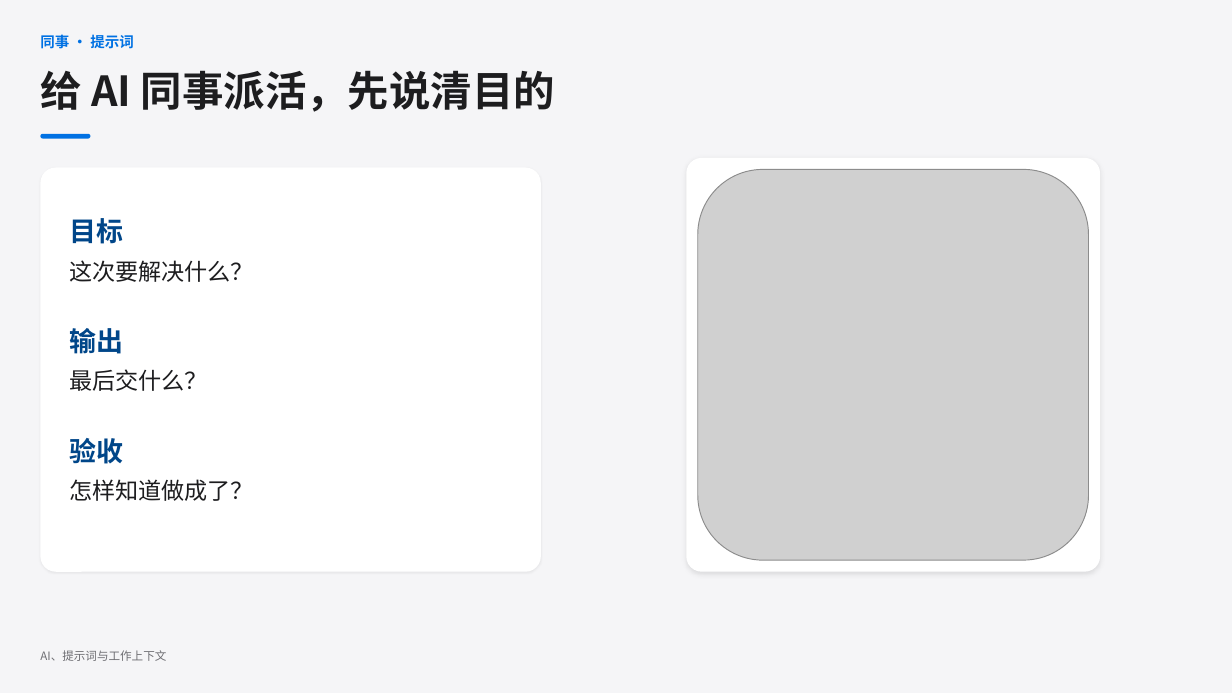
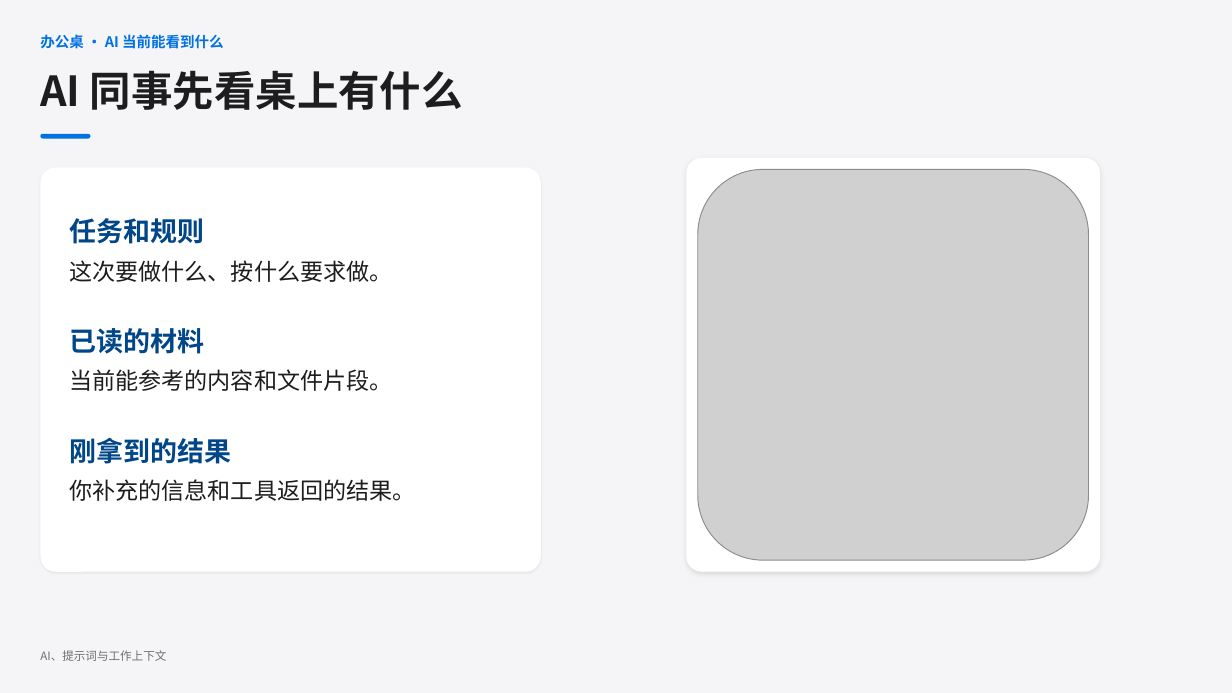
Before and after one commit to jihtsan/https-github.com-jihtsan-cz-night-learn-20261111, a slide deck: slide 2 of learn-02/第二课第一部分 - AI 如何接收和完成任务.pptx. Drawn at 1232x693 pixels with LibreOffice and Linux fonts; fonts in the diff are those of the drawing; grey boxes stand for pictures. Boxes give left, top, right and bottom in pixels: in the first picture for what was removed or moved away, otherwise in the second. Text is boxed around its words. In the diff, an @@ line names an element or a change of style, - is before the commit and + after.

Commit message:
讲清 AI 的桌面、索引与材料整理 (#21)

```diff
--- a/learn-02/第二课第一部分 - AI 如何接收和完成任务.pptx
+++ b/learn-02/第二课第一部分 - AI 如何接收和完成任务.pptx
@@ text at bbox=[40, 34, 223, 49]: text changed @@
-同事 · 提示词
+办公桌 · AI 当前能看到什么
@@ text at bbox=[40, 70, 463, 110]: text changed @@
-给 AI 同事派活，先说清目的
+AI 同事先看桌上有什么
@@ text at bbox=[69, 218, 204, 244]: text changed @@
-目标
+任务和规则
@@ text at bbox=[69, 260, 392, 282]: text changed @@
-这次要解决什么？
+这次要做什么、按什么要求做。
@@ text at bbox=[69, 328, 204, 354]: text changed @@
-输出
+已读的材料
@@ text at bbox=[69, 369, 392, 391]: text changed @@
-最后交什么？
+当前能参考的内容和文件片段。
@@ text at bbox=[69, 437, 231, 464]: text changed @@
-验收
+刚拿到的结果
@@ text at bbox=[69, 479, 415, 501]: text changed @@
-怎样知道做成了？
+你补充的信息和工具返回的结果。
```
Also in this commit, not shown: 5 other slides changed.
